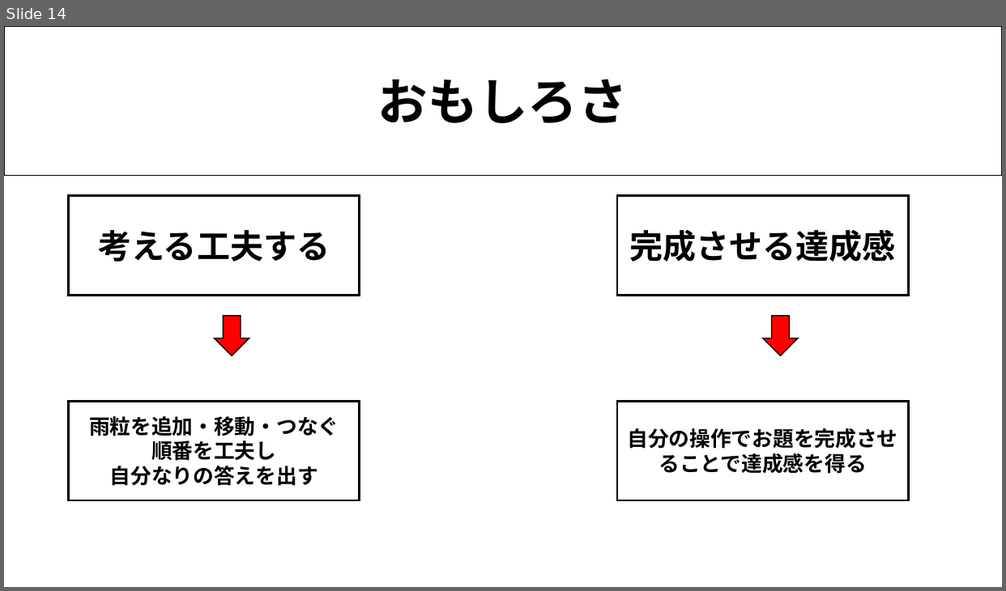
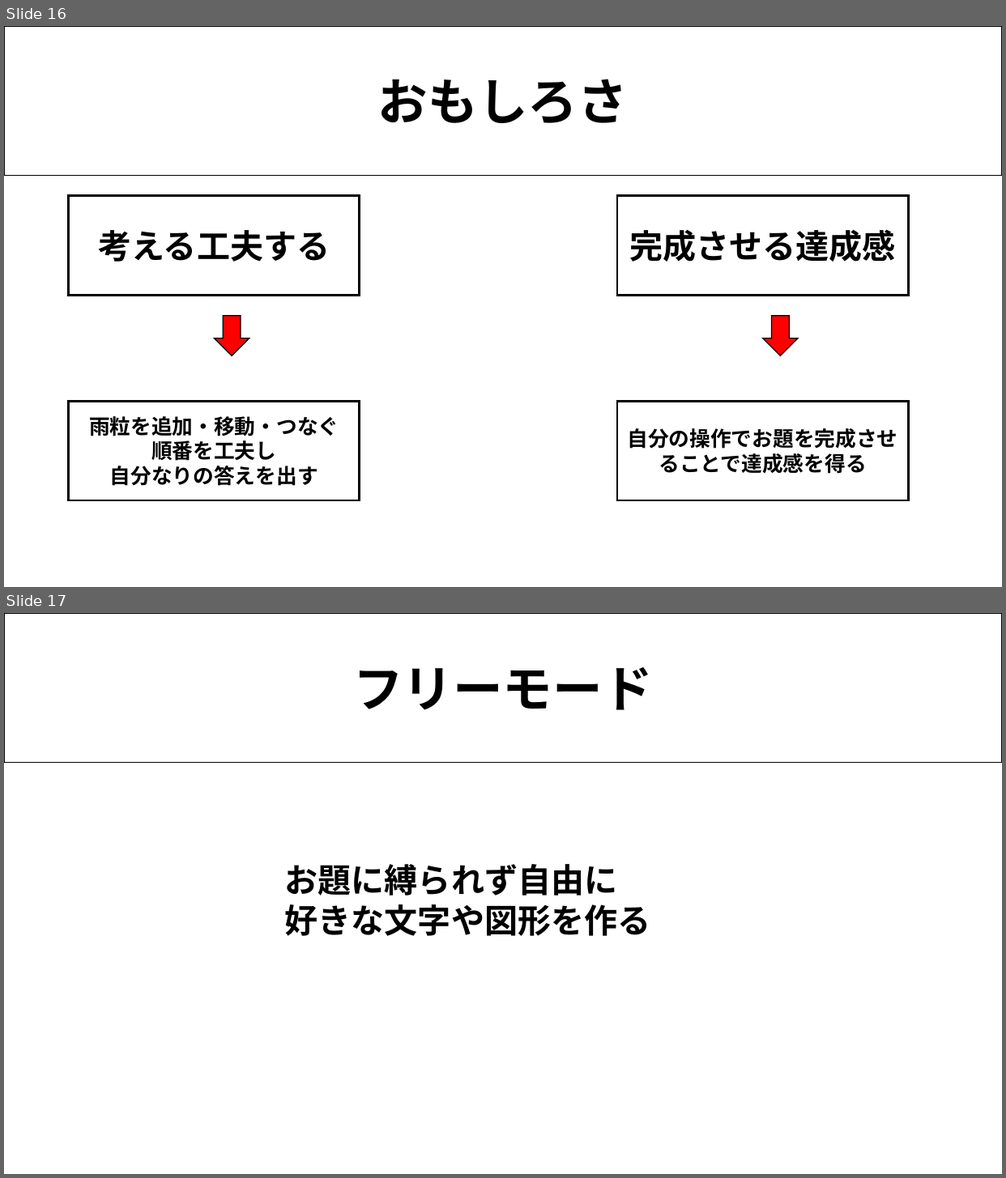
Before and after one commit to 2025Game/12Yamamoto, a slide deck: 3DLV3/Plam/雨粒を使って描く.pptx. Shown one above the other, each under a label of ours: slide 14 before the commit, slides 16 and 17 after it. The pictures are 1006x591 and 1006x1178 pixels, drawn with LibreOffice and Linux fonts; fonts in the diff are those of the drawing. Boxes give left, top, right and bottom in pixels: in the first picture for what was removed or moved away, otherwise in the second. Text is boxed around its words. In the diff, an @@ line names an element or a change of style, - is before the commit and + after.

```diff
--- a/3DLV3/Plam/雨粒を使って描く.pptx
+++ b/3DLV3/Plam/雨粒を使って描く.pptx
@@ slide 17 added at (4, 613, 1002, 1174), background #FFFFFF @@
@@ rectangle added at (4, 613, 1002, 763), fill #FFFFFF, outline #000000 1 pt, 48 pt, text #000000, bold @@
+フリーモード
@@ text added at (285, 864, 651, 936), 32 pt, text #000000, bold @@
+お題に縛られず自由に
+好きな文字や図形を作る
@@ what was slide 14 is now slide 16 @@
```
Also in this commit, not shown: 11 slides changed, 2 other slides added, 1 slide removed, 11 other files.
